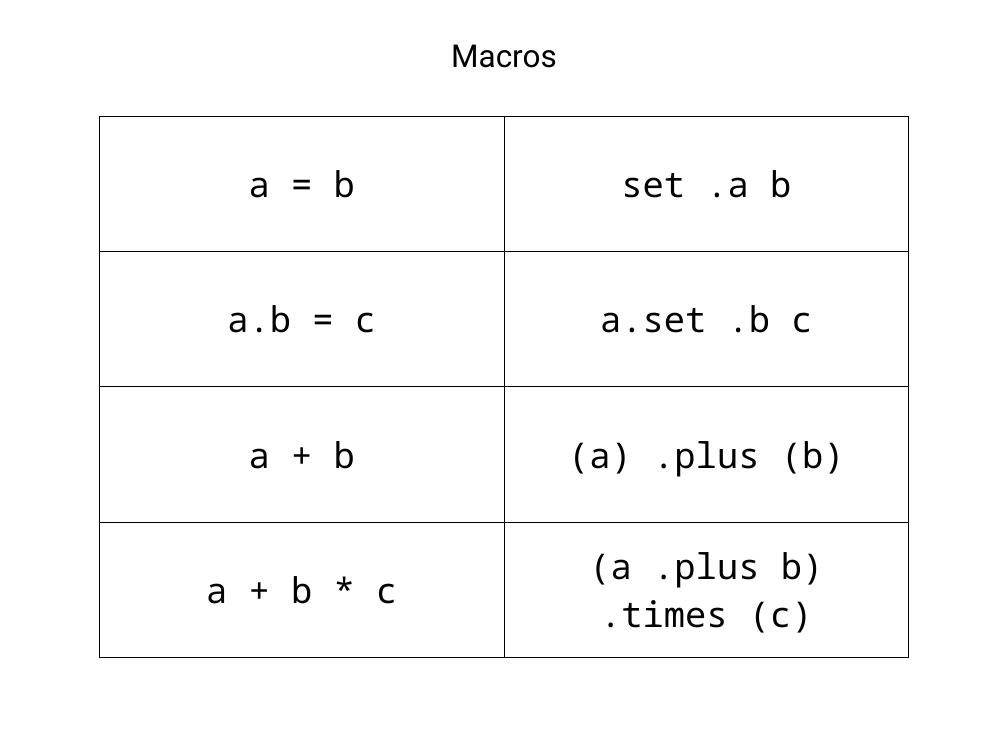
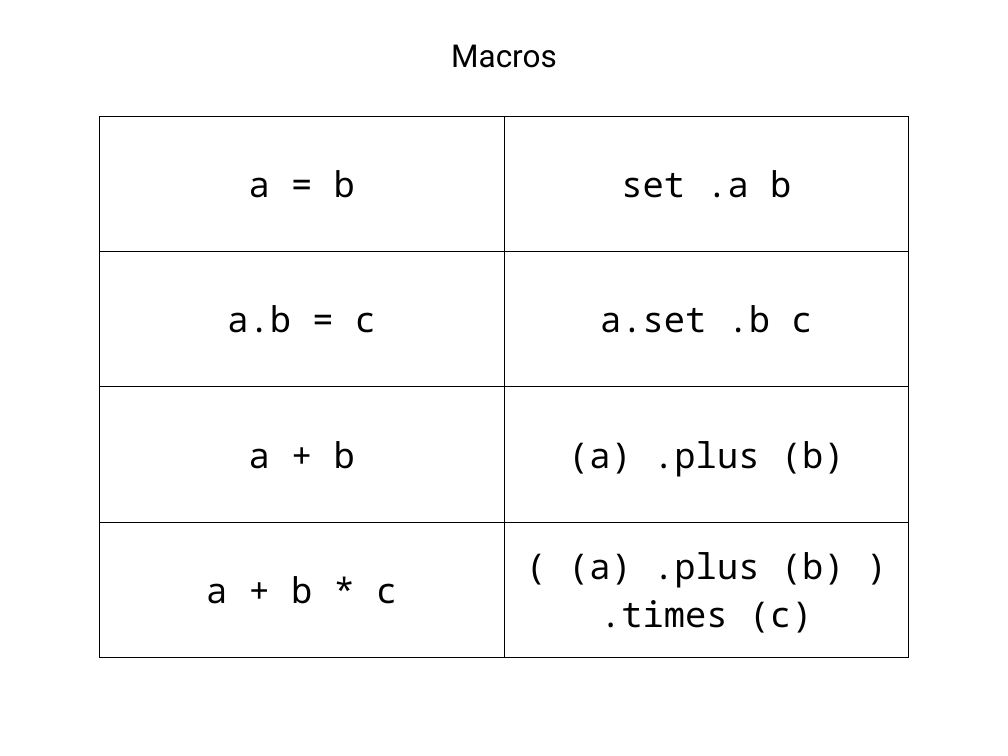
Before and after one commit to degoes-consulting/lambdaconf-2015, a slide deck: slide 29 of speakers/mcclure/IntroducingEmily0515_PPT.ppt (slide 25 before the commit). Drawn at 1008x756 pixels with LibreOffice and Linux fonts; fonts in the diff are those of the drawing. Boxes give left, top, right and bottom in pixels: in the first picture for what was removed or moved away, otherwise in the second. Text is boxed around its words. In the diff, an @@ line names an element or a change of style, - is before the commit and + after.

```diff
--- a/speakers/mcclure/IntroducingEmily0515_PPT.ppt
+++ b/speakers/mcclure/IntroducingEmily0515_PPT.ppt
@@ table at box(99, 116, 909, 658) @@
-row 4, column 2: (a .plus b) / .times (c)
+row 4, column 2: ( (a) .plus (b) ) / .times (c)
```
Also in this commit, not shown: 13 other slides changed, 5 slides added, 2 other files.
